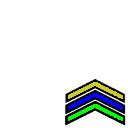
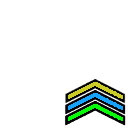
Before/after of a 128px x 128px layered artwork. What changed in the layer stack:
painted on "8x" over [68, 93, 123, 110]
